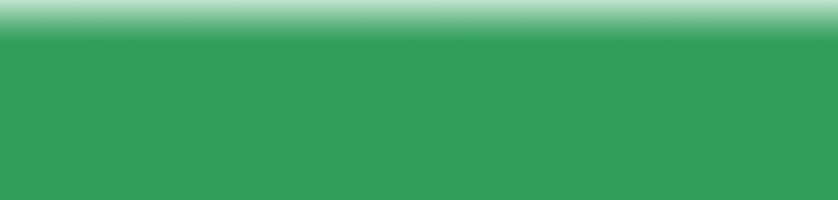
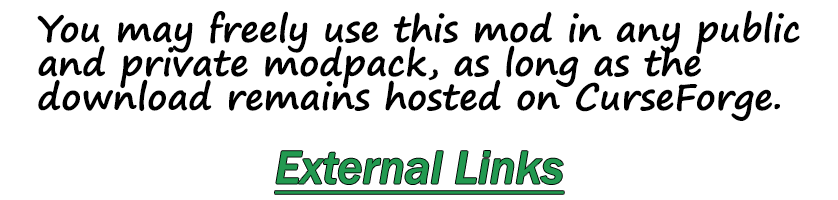
Two versions of the same layered image (w=838, h=200). Layer-by-layer changes:
added layer "You may freely use this mod in any public and private modpack," above "External Links" over [37, 10, 800, 121]
added layer "External Links" above "Layer 1" over [275, 151, 564, 194]
painted on "Layer 1" over [0, 0, 838, 200]
